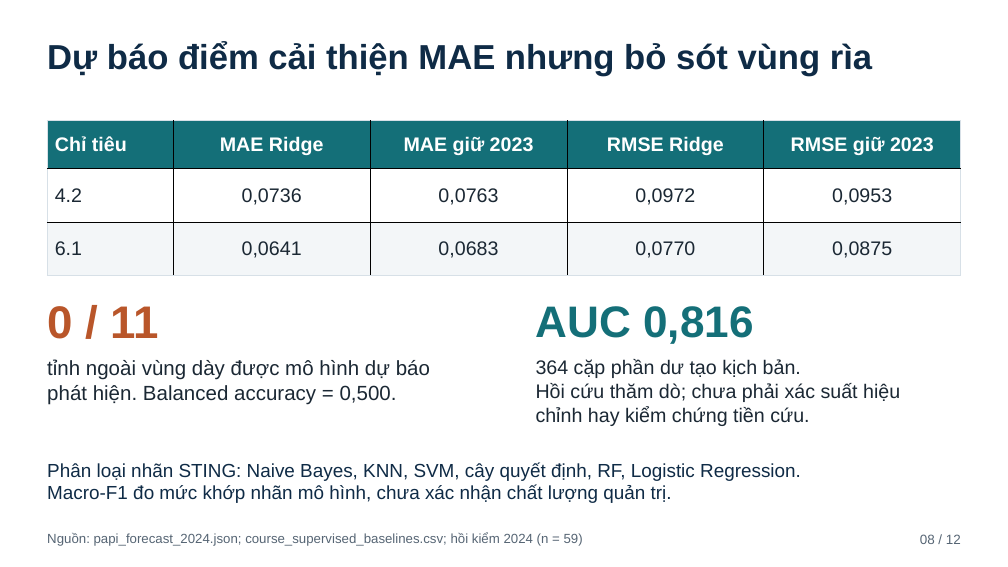
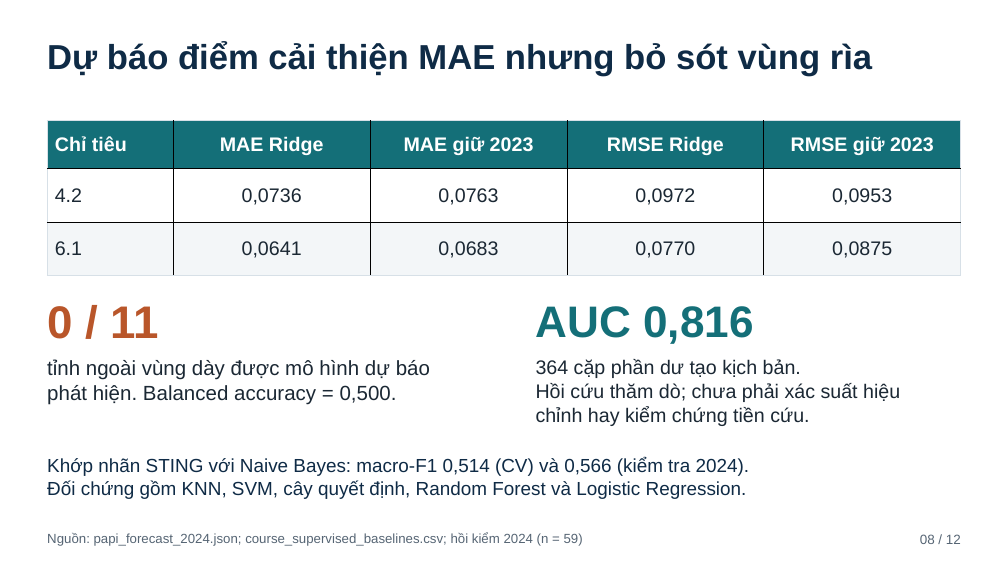
Before and after one commit to JasonTM17/Grid_Based_Sociology, a slide deck: slide 8 of assets/sting_papi_slides_template.pptx. Drawn at 1008x567 pixels with LibreOffice and Linux fonts; fonts in the diff are those of the drawing. Boxes give left, top, right and bottom in pixels: in the first picture for what was removed or moved away, otherwise in the second. Text is boxed around its words. In the diff, an @@ line names an element or a change of style, - is before the commit and + after.

```diff
--- a/assets/sting_papi_slides_template.pptx
+++ b/assets/sting_papi_slides_template.pptx
@@ text at bbox=[47, 457, 750, 499]: text changed @@
-Phân loại nhãn STING: Naive Bayes, KNN, SVM, cây quyết định, RF, Logistic Regression.
-Macro-F1 đo mức khớp nhãn mô hình, chưa xác nhận chất lượng quản trị.
+Khớp nhãn STING với Naive Bayes: macro-F1 0,514 (CV) và 0,566 (kiểm tra 2024).
+Đối chứng gồm KNN, SVM, cây quyết định, Random Forest và Logistic Regression.
```
Also in this commit, not shown: 7 other slides changed, 1 slide added, 1 slide removed, 49 other files.
